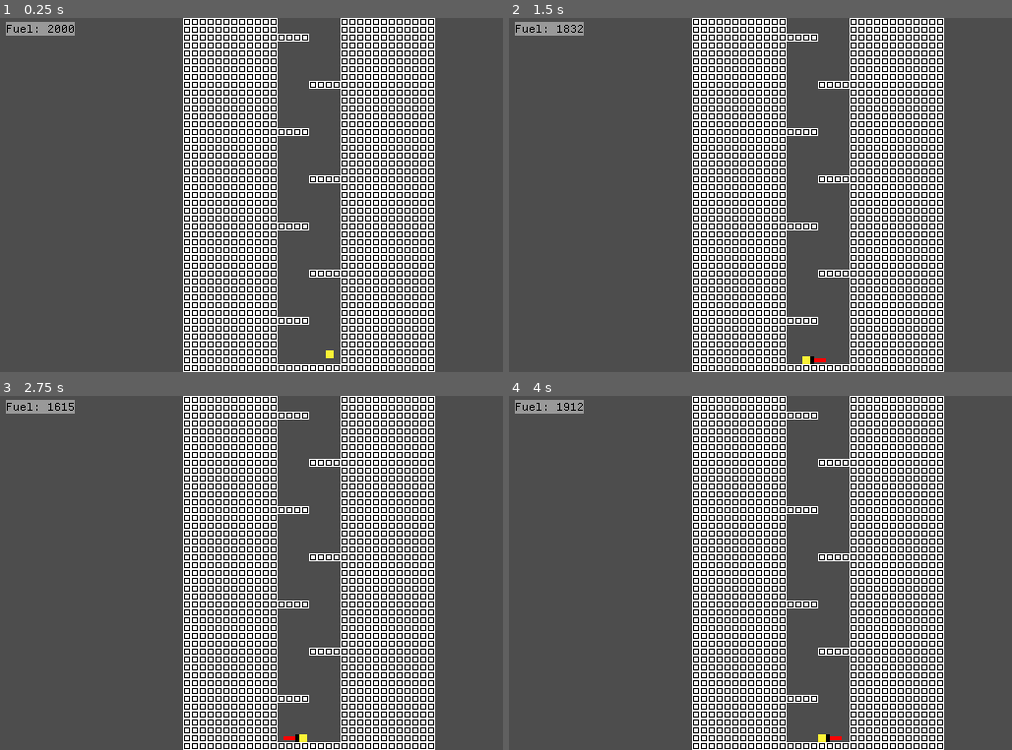
Above: before the commit, frames 1-4 (two rows, left to right).
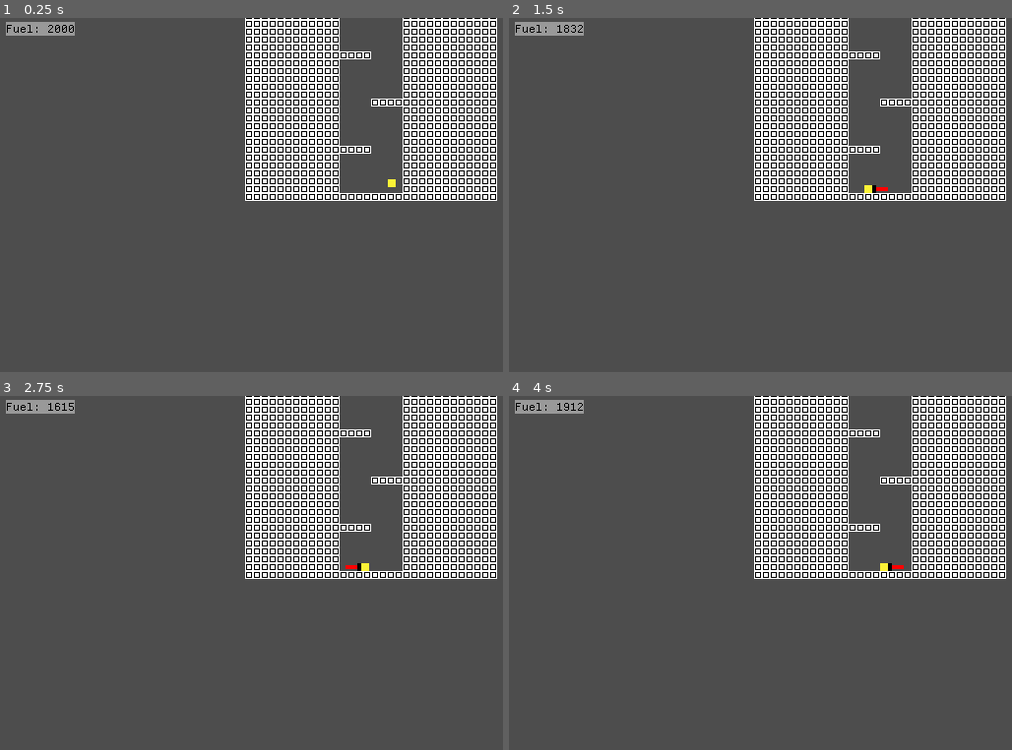
Above: after the commit, the same moments.

Repository: OSGH-web/balloon-movement-demo
Game: Godot game, scene res://levels/level-ben-1-1-tunnel.tscn
The game is run twice, just before and just after one commit, with the same random seed, the same clock (stepped at 60 frames per second) and the same inputs. This scene is started directly instead of the project's main scene. Sound files missing from this copy of the repository are replaced by a short silence.
Inputs:
- Up to frame 1 (0.25 s): no input
- Up to frame 2 (1.5 s): hold Q (ui_q) 0.53-1.28 s; hold Right (ui_right) from 0.53 s (still down); tap Up (ui_up) at 0.77 s; tap Q (ui_q) at 1.35 s
- Up to frame 3 (2.75 s): tap Up (ui_up) at 1.52 s; tap Enter at 2 s; release Right (ui_right) at 2.03 s; hold Left (ui_left) from 2.03 s (still down); hold Q (ui_q) from 2.03 s (still down)
- Up to frame 4 (4 s): release Left (ui_left) at 2.78 s; release Q (ui_q) at 2.78 s; hold Right (ui_right) from 2.78 s (still down); tap Q (ui_q) at 2.85 s; tap Up (ui_up) at 3.02, 3.77 s; tap R (reset) at 3.5 s; hold Q (ui_q) from 3.53 s (still down)

The runs differ from the first frame. In frame 1, 48% of the frame differs, in the area x 36-99%, y 0-100%; in frame 2, 48%; in frame 3, 48%; in frame 4, 48%.

Commit message:
Revert "use _setup_camera_limits instead of adjusting level position/staticcam (#10)"
This reverts commit c99df92006637d8bd60e3399b971d38b0dbc2a53.

Diff:
--- a/scenes/level_base/level_base.gd
+++ b/scenes/level_base/level_base.gd
@@ -13,8 +13,21 @@
 
 func _ready():
 	_update_level_bounds()
-	if $Player:
-		$Player._setup_camera_limits(width_in_tiles * 8, height_in_tiles * 8)
+
+	# Center the level within the viewport
+	if !Engine.is_editor_hint():
+		var tilemap = $Terrain
+		var tile_size = tilemap.tile_set.tile_size
+
+		var map_width_px = width_in_tiles * tile_size.x
+		var map_height_px = height_in_tiles * tile_size.y
+		var viewport_size = get_viewport().get_visible_rect().size
+
+		# Shift this LevelBase node so that the level is centered
+		position = Vector2(
+			(viewport_size.x - map_width_px) / 2,
+			(viewport_size.y - map_height_px) / 2
+		)
 
 func _update_level_bounds():
 	if !Engine.is_editor_hint():
--- a/scenes/player/player.gd
+++ b/scenes/player/player.gd
@@ -20,15 +20,31 @@
 	readyForRestart = true
 
 func _ready():
-	add_to_group("player")
 	var camera = $Camera
 	camera.zoom = camera_scale
 	$AudioStreamPlayer2D.playing = play_background_music
 	player_died.connect(_on_player_died)
+	add_to_group("player")
+	var level = get_parent() as Node2D
+	var map_height_px = level.height_in_tiles * tilemaplayer.tile_size.y
+	var map_width_px = level.width_in_tiles * tilemaplayer.tile_size.x
 
 	var fuel_label = get_tree().get_first_node_in_group("fuel_label")
 	if fuel_label:
 		fuel_label.player = self
+
+	if staticCam:
+		# Remove the player and reparent to level.
+		camera.get_parent().remove_child(camera)
+		call_deferred("add_camera_to_level", level, camera)
+		# Set position in the center of the level.
+		camera.global_position = Vector2(map_width_px, map_height_px) / 2
+		camera.enabled = true
+		camera.make_current()
+
+# Seperate function bc if we don't wait a frame the call will fail.
+func add_camera_to_level(level: Node2D, camera: Camera2D):
+	level.add_child(camera)
 
 func add_fuel(amt):
 	FUEL += amt
@@ -103,24 +119,17 @@
 func return_to_world_select():
 	get_tree().change_scene_to_file("res://scenes/level_select/level_select.tscn")
 
-func _setup_camera_limits(map_width_px, map_height_px):
-	# by default, restrict the camera to the bounding box of the level
-	$Camera.limit_left = 0
-	$Camera.limit_right = map_width_px
-
-	$Camera.limit_top = 0;
-	$Camera.limit_bottom = map_height_px
-
-	# if the level is less wide than the screen, center the level horizontally in the camera's view
-	var viewport_width = ProjectSettings.get_setting("display/window/size/viewport_width")
-	if map_width_px < viewport_width:
-		$Camera.limit_left = map_width_px / 2  - (viewport_width / 2)
-		$Camera.limit_right = map_width_px / 2  + (viewport_width / 2)
-		$Camera.drag_horizontal_enabled = false
-
-	# if the level is shorter than the screen, center the level vertically in the camera's view
-	var viewport_height = ProjectSettings.get_setting("display/window/size/viewport_height")
-	if map_height_px < 360:
-		$Camera.limit_top = map_height_px / 2  - (viewport_height / 2)
-		$Camera.limit_bottom = map_height_px / 2  + (viewport_height / 2)
-		$Camera.drag_vertical_enabled = false
+# Revisit this if we need to set camera limits. Causes more problems than it's worth at the moment.
+#func _setup_camera_limits():
+	#var level = get_parent() as Node2D
+	#var tilemap = level.get_node("Terrain")
+	#var tile_size = tilemap.tile_set.tile_size
+#
+	#var map_width_px = level.width_in_tiles * tile_size.x
+	#var map_height_px = level.height_in_tiles * tile_size.y
+	#var level_offset = level.global_position
+#
+	#$Camera2D.limit_left = int(level_offset.x)
+	#$Camera2D.limit_top = int(level_offset.y)
+	#$Camera2D.limit_right = int(level_offset.x + map_width_px)
+	#$Camera2D.limit_bottom = int(level_offset.y + map_height_px)
